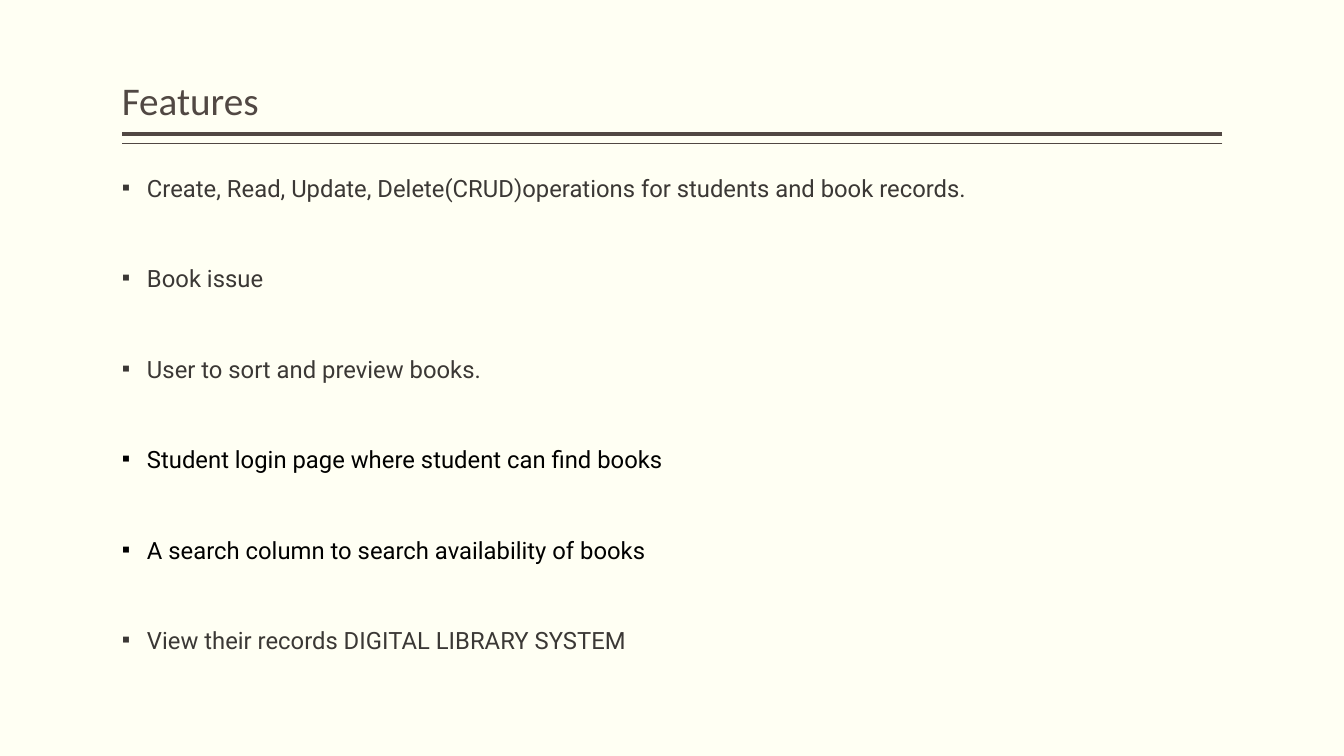
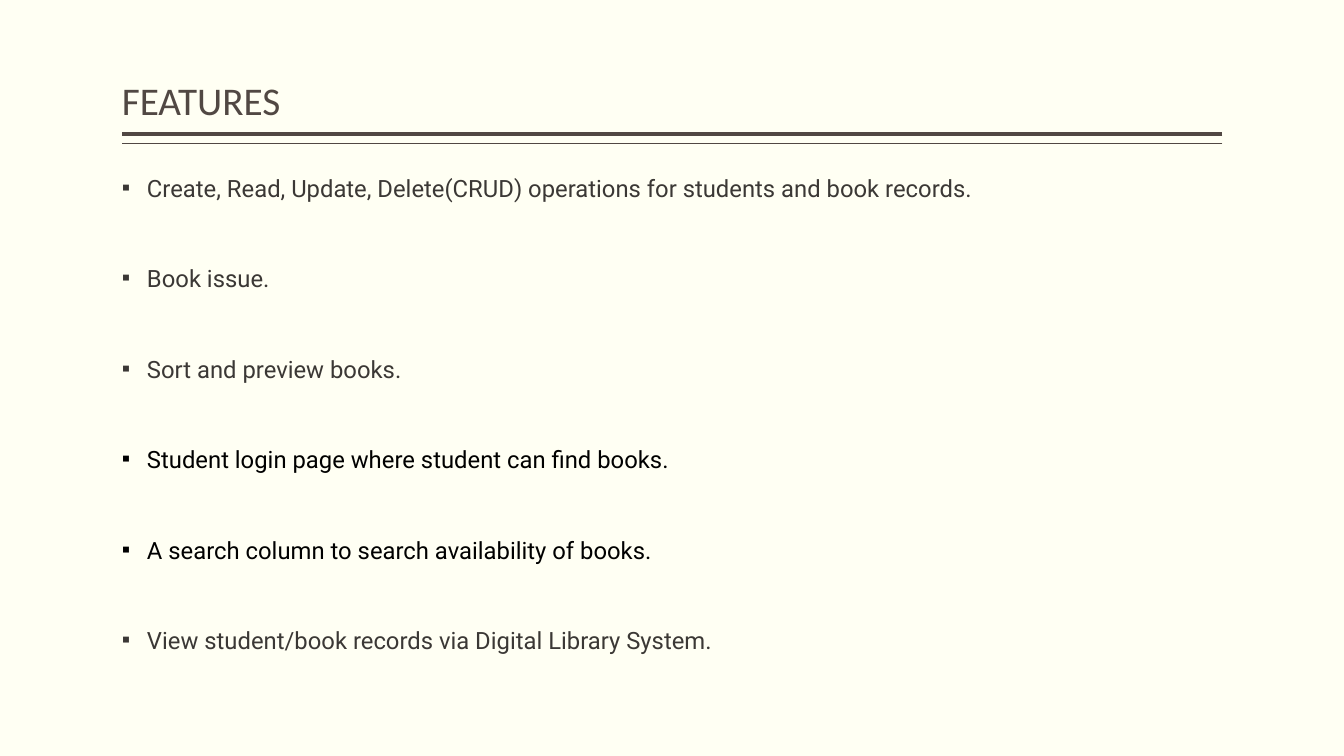
Before and after one commit to chiraqL/Library-Manager, a slide deck: slide 5 of E-Library.pptx. Drawn at 1344x756 pixels with LibreOffice and Linux fonts; fonts in the diff are those of the drawing. Boxes give left, top, right and bottom in pixels: in the first picture for what was removed or moved away, otherwise in the second. Text is boxed around its words. In the diff, an @@ line names an element or a change of style, - is before the commit and + after.

```diff
--- a/E-Library.pptx
+++ b/E-Library.pptx
@@ title at bbox=[122, 89, 280, 116]: text changed @@
-Features
+FEATURES
@@ text at bbox=[147, 178, 971, 654]: text changed @@
-▪ Create, Read, Update, Delete(CRUD)operations for students and book records.
-▪ Book issue
-▪ User to sort and preview books.
-▪ Student login page where student can find books
-▪ A search column to search availability of books
-▪ View their records DIGITAL LIBRARY SYSTEM
+▪ Create, Read, Update, Delete(CRUD) operations for students and book records.
+▪ Book issue.
+▪ Sort and preview books.
+▪ Student login page where student can find books.
+▪ A search column to search availability of books.
+▪ View student/book records via Digital Library System.
```
Also in this commit, not shown: 14 other slides changed, 6 other files.
